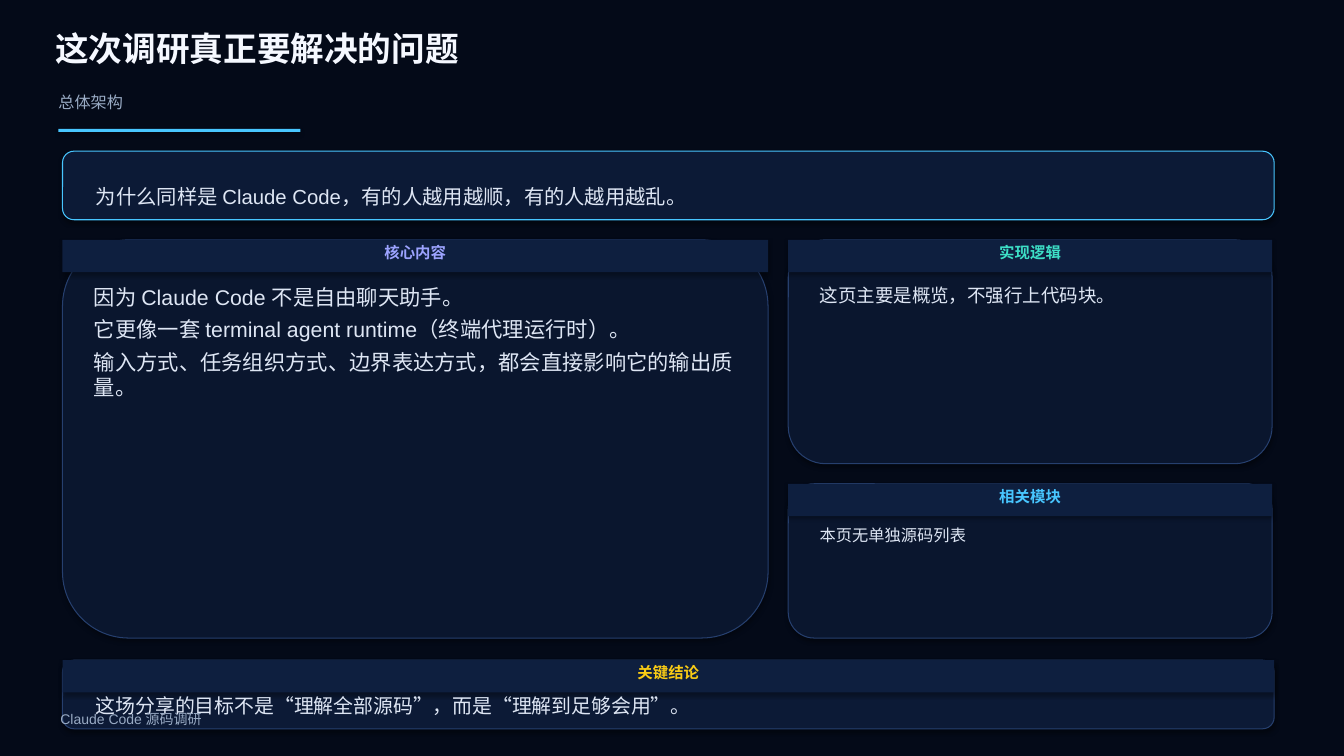
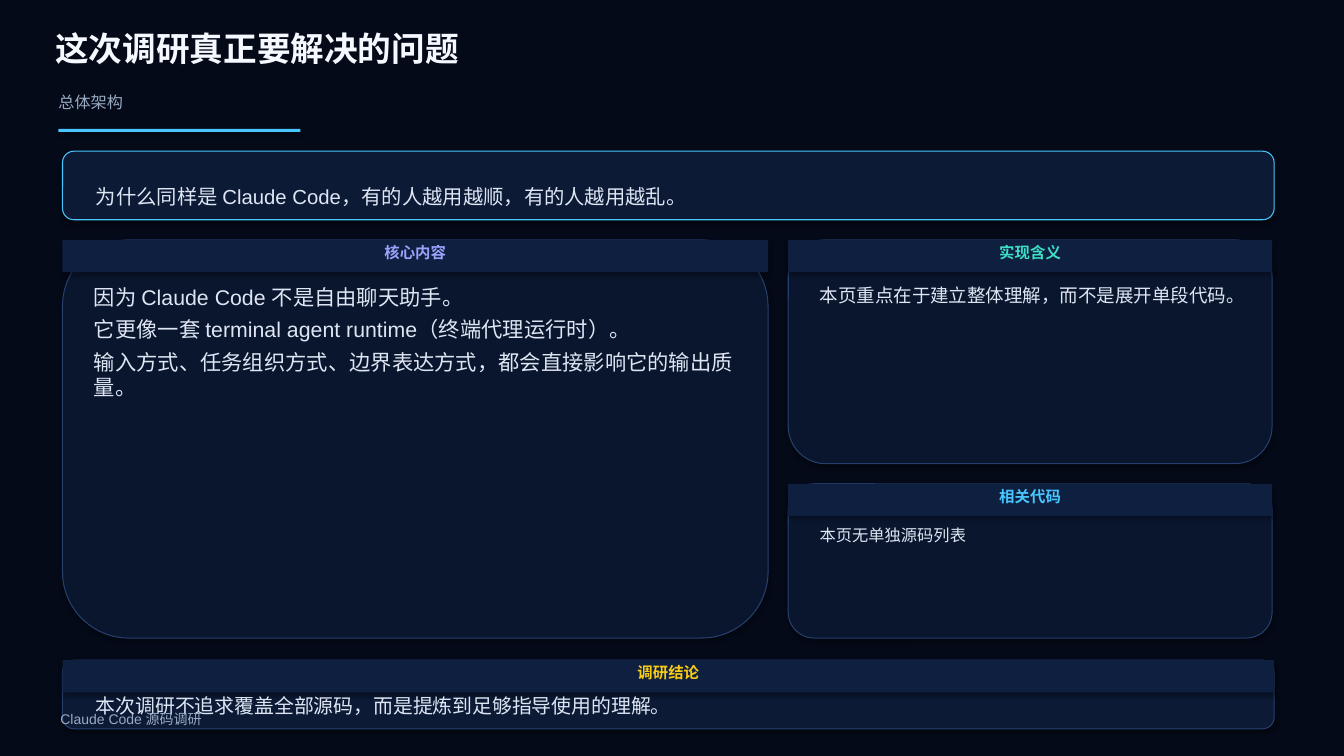
Before and after one commit to boboliu-1010/ccode, a slide deck: slide 2 of docs/zh/10-Claude Code 源码调研.pptx. Drawn at 1344x756 pixels with LibreOffice and Linux fonts; fonts in the diff are those of the drawing. Boxes give left, top, right and bottom in pixels: in the first picture for what was removed or moved away, otherwise in the second. Text is boxed around its words. In the diff, an @@ line names an element or a change of style, - is before the commit and + after.

Commit message:
Remove presentation meta wording

```diff
--- a/docs/zh/10-Claude Code 源码调研.pptx
+++ b/docs/zh/10-Claude Code 源码调研.pptx
@@ text in rectangle at bbox=[999, 245, 1061, 260]: text changed @@
-实现逻辑
+实现含义
@@ text at bbox=[820, 286, 1245, 304]: text changed @@
-这页主要是概览，不强行上代码块。
+本页重点在于建立整体理解，而不是展开单段代码。
@@ text in rectangle at bbox=[999, 489, 1061, 504]: text changed @@
-相关模块
+相关代码
@@ text in rectangle at bbox=[637, 665, 699, 680]: text changed @@
-关键结论
+调研结论
@@ text at bbox=[96, 696, 671, 720]: text changed @@
-这场分享的目标不是“理解全部源码”，而是“理解到足够会用”。
+本次调研不追求覆盖全部源码，而是提炼到足够指导使用的理解。
```
Also in this commit, not shown: 54 other slides changed, 2 other files.
